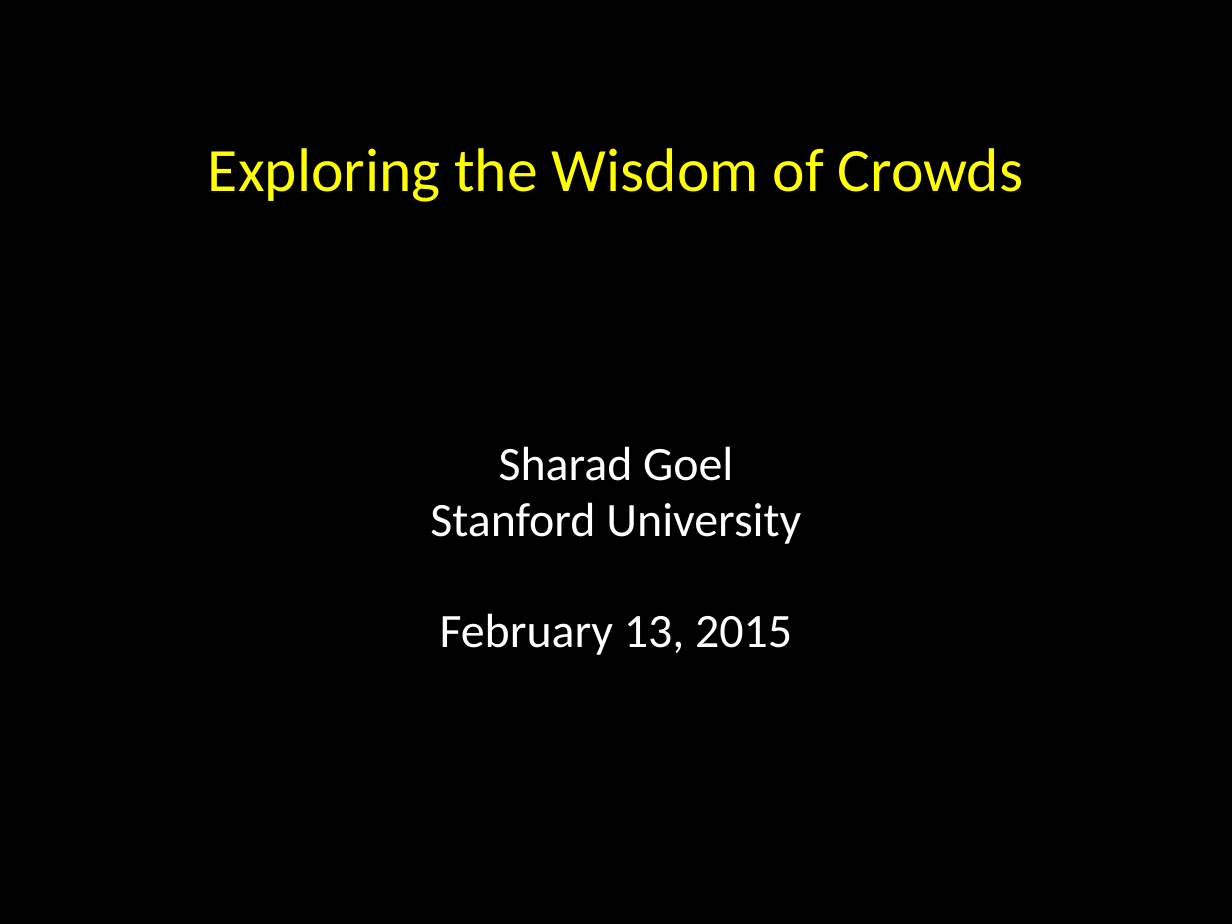
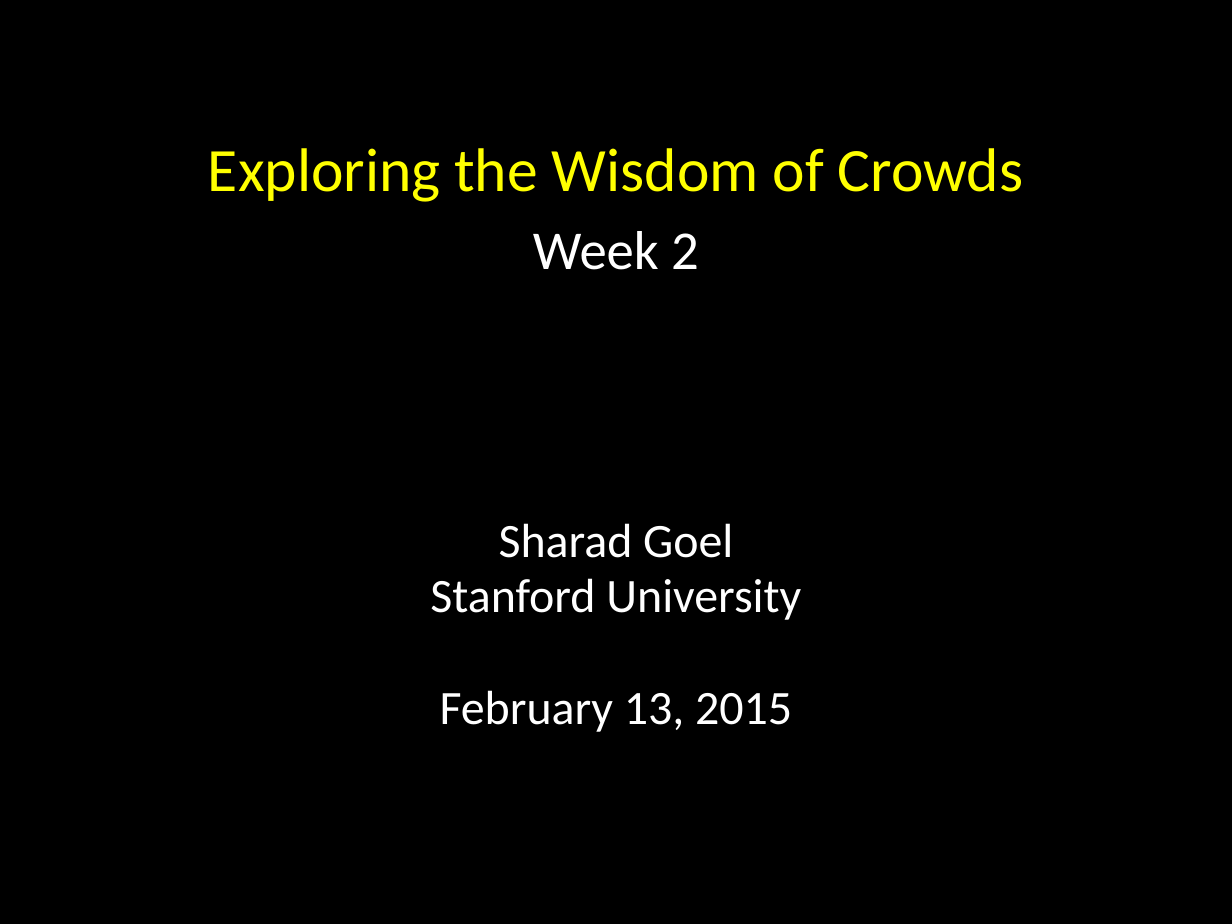
Before and after one commit to yatharthsharma/crowds, a slide deck: slide 1 of slides/lecture_1.pptx. Drawn at 1232x924 pixels with LibreOffice and Linux fonts; fonts in the diff are those of the drawing. Boxes give left, top, right and bottom in pixels: in the first picture for what was removed or moved away, otherwise in the second. Text is boxed around its words. In the diff, an @@ line names an element or a change of style, - is before the commit and + after.

Commit message:
added lecture 2 slides

```diff
--- a/slides/lecture_1.pptx
+++ b/slides/lecture_1.pptx
@@ subtitle at (533,231,699,270): paragraph added @@
+Week 2
```
Also in this commit, not shown: 3 other files.
